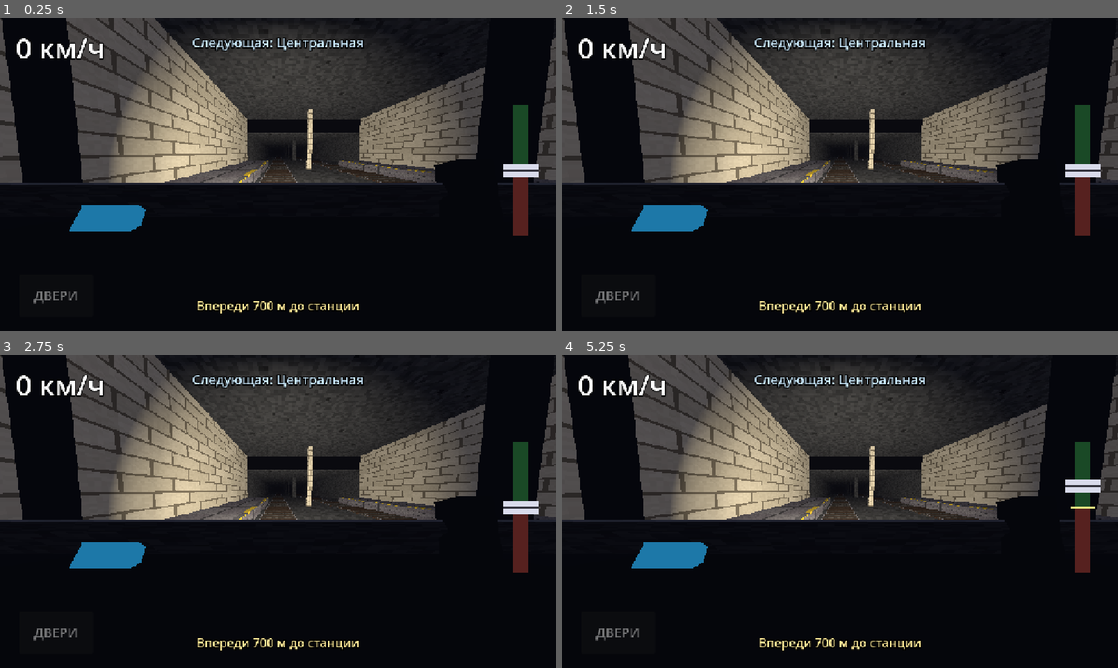
Above: before the commit, frames 1-4 (two rows, left to right).
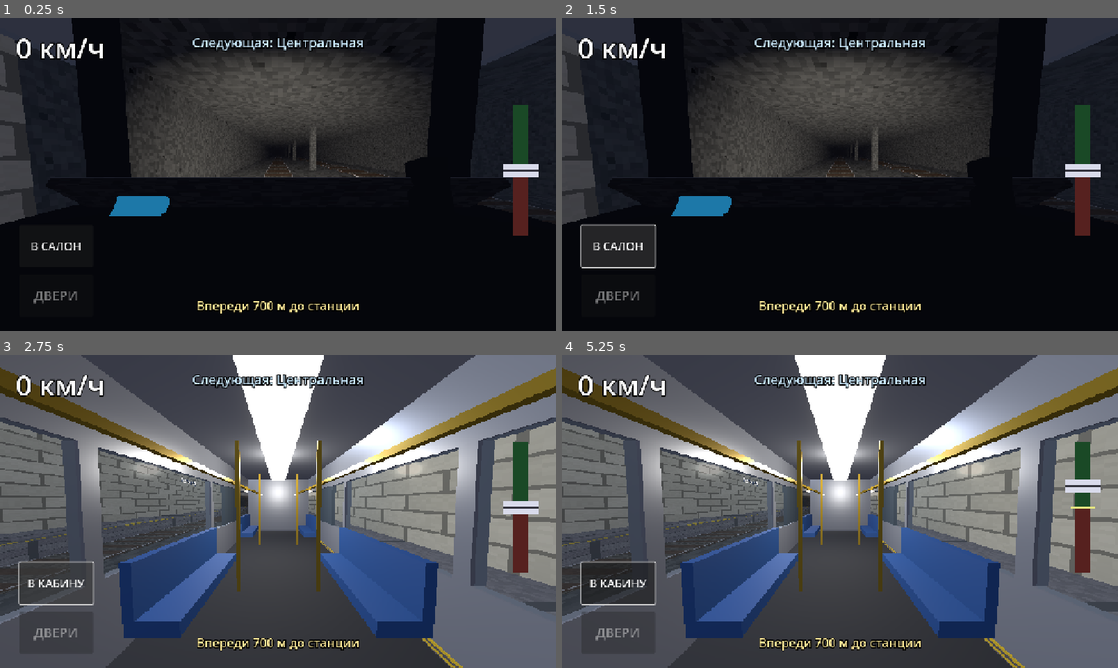
Above: after the commit, the same moments.

Repository: enmalafeev/metrograd
Game: Godot game, scene res://scenes/main.tscn
Two runs of this game, one before a commit and one after it. Both use one fixed random seed, a clock stepped at 60 frames per second and the inputs below.
Inputs (mouse positions are in pixels of both pictures, inside the frame that each line leads up to):
- Up to frame 1 (0.25 s): no input
- Up to frame 2 (1.5 s): click (617, 246) at 0.5 s, where only the run after the commit has a clickable "В САЛОН"; click (617, 246) at 1.25 s, where only the run after the commit has a clickable "В КАБИНУ"
- Up to frame 3 (2.75 s): click (55, 583) at 2 s, where only the run after the commit has a clickable "В САЛОН"
- Up to frame 4 (5.25 s): click (617, 583) at 2.75 s, where only the run after the commit has a clickable "В КАБИНУ"; click (617, 583) at 3.5 s, where only the run after the commit has a clickable "В САЛОН"; click (617, 583) at 4.25 s, where only the run after the commit has a clickable "В КАБИНУ"; tap Enter at 5 s; drag from (1084, 508) to (895, 442) at 5.02 s

The runs differ from the first frame. In frame 1, 30% of the frame differs, in the area x 0-100%, y 0-75%; in frame 2, 32%; in frame 3, 93%, in the area x 0-100%, y 0-100%; in frame 4, 93%.

Commit message:
Салон вагонов и кнопка переключения вида кабина/салон
Поезд стал четырёхвагонным составом с проработанным салоном (сиденья,
поручни, окна, плафоны освещения), каждый вагон отдельно ставится на
кривую маршрута. Добавлена вторая камера в салоне головного вагона и
кнопка на HUD, переключающая вид между кабиной машиниста и салоном.

Co-Authored-By: Claude Opus 4.8 <noreply@anthropic.com>

Diff:
--- a/scripts/main.gd
+++ b/scripts/main.gd
@@ -14,10 +14,12 @@
 var station_label: Label
 var hint_label: Label
 var doors_button: Button
+var view_button: Button
 
 var next_stop := 1       # индекс следующей остановки в world.stops
 var doors_open := false
 var dwell_ok := true     # можно ли уже закрыть двери
+var interior_view := false  # true — камера в салоне, false — в кабине
 
 func _ready() -> void:
 	screen.texture = $World3D.get_texture()
@@ -58,6 +60,11 @@
 		doors_open = false
 		next_stop = (next_stop + 1) % world.stops.size()   # следующая остановка по кругу
 
+func _toggle_view() -> void:
+	interior_view = not interior_view
+	train.set_interior_view(interior_view)
+	view_button.text = "В КАБИНУ" if interior_view else "В САЛОН"
+
 # --- HUD --------------------------------------------------------------------
 
 func _build_hud() -> void:
@@ -88,6 +95,14 @@
 	doors_button.add_theme_font_size_override("font_size", 30)
 	doors_button.pressed.connect(_toggle_doors)
 	$HUD.add_child(doors_button)
+
+	view_button = Button.new()
+	view_button.text = "В САЛОН"
+	view_button.position = Vector2(44, 476)
+	view_button.size = Vector2(170, 96)
+	view_button.add_theme_font_size_override("font_size", 26)
+	view_button.pressed.connect(_toggle_view)
+	$HUD.add_child(view_button)
 
 func _label(font_size: int, color: Color) -> Label:
 	var l := Label.new()
--- a/scripts/train.gd
+++ b/scripts/train.gd
@@ -1,8 +1,10 @@
 extends Node3D
-## Поезд метро: кинематика движения + камера и интерьер кабины.
-## Движется по замкнутой кривой маршрута (world.get_curve()) по дистанции progress.
-## Разворот на конечных заложен в саму кривую (петли), поэтому поезд всегда едет
-## "вперёд" — направление меняет геометрия пути, а не сам поезд.
+## Поезд метро из 4 вагонов с салоном: кинематика движения + кабина, фары, камера.
+##
+## Движется по замкнутой кривой маршрута (world.get_curve()) по дистанции progress,
+## где progress — центр состава. Каждый вагон ставится на кривую отдельно (по своему
+## смещению вдоль неё) и ориентируется по касательной, поэтому состав правильно
+## изгибается на разворотных петлях. Головной вагон (0) несёт кабину, фары и камеру.
 
 const MAX_SPEED := 16.0   # м/с (~58 км/ч)
 const REVERSE_MAX := 3.0
@@ -10,17 +12,47 @@
 const BRAKE := 5.5        # м/с² при полном торможении
 const ROLL := 0.5         # сопротивление на выбеге
 
+const CARS := 4           # число вагонов
+const CAR_LEN := 11.0     # длина вагона, м
+const CAR_GAP := 1.0      # зазор между вагонами (сцепка), м
+const HALF := CAR_LEN * 0.5
+const HW := 1.25          # половина ширины кузова, м
+const ROOF := 2.72        # верх кузова, м
+const FLOOR := 0.5        # уровень пола салона, м
+const WIN_BOT := 1.15     # низ оконной ленты
+const WIN_TOP := 2.05     # верх оконной ленты
+const CAB_Z := -HALF + 1.6  # позиция машиниста в головном вагоне (локальная z)
+
 var speed := 0.0
 var throttle := 0.0       # -1..1: + тяга, - тормоз
 var doors_open := false
-var progress := 0.0       # дистанция вдоль кривой, м
+var progress := 0.0       # дистанция центра состава вдоль кривой, м
 
 var _curve: Curve3D
 var _len := 0.0
+var _cars: Array[Node3D] = []
+var _cab_cam: Camera3D      # вид из кабины машиниста
+var _salon_cam: Camera3D    # вид в салоне вагона
+
+# --- материалы --------------------------------------------------------------
+var _ext: StandardMaterial3D      # кузов
+var _trim: StandardMaterial3D     # цветная полоса
+var _glass: StandardMaterial3D    # окна
+var _door: StandardMaterial3D     # двери
+var _floor: StandardMaterial3D    # пол салона
+var _seat: StandardMaterial3D     # сиденья
+var _pole: StandardMaterial3D     # поручни
+var _glow: StandardMaterial3D     # плафоны освещения
+var _dark: StandardMaterial3D     # кабина / тёмные детали
 
 func _ready() -> void:
-	_build_cab()
-	_build_headlights()
+	_init_materials()
+	for i in range(CARS):
+		var car := Node3D.new()
+		car.name = "Car%d" % i
+		add_child(car)
+		_cars.append(car)
+		_build_car(car, i == 0)
 
 func setup(curve: Curve3D, start_offset: float) -> void:
 	_curve = curve
@@ -57,22 +89,203 @@
 func _place() -> void:
 	if _curve == null or _len <= 0.0:
 		return
-	var p := _curve.sample_baked(progress)
-	var ahead := _curve.sample_baked(fposmod(progress + 0.6, _len))
-	position = p
-	if p.distance_to(ahead) > 0.001:
-		look_at(ahead, Vector3.UP)
+	var total := CARS * CAR_LEN + (CARS - 1) * CAR_GAP
+	for i in range(CARS):
+		# центр вагона i относительно центра состава (0 — головной, впереди)
+		var off := progress + total * 0.5 - HALF - i * (CAR_LEN + CAR_GAP)
+		var p := _sample(off)
+		var ahead := _sample(off + 0.6)
+		var car := _cars[i]
+		car.position = p
+		if p.distance_to(ahead) > 0.001:
+			car.look_at(ahead, Vector3.UP)
+
+func _sample(o: float) -> Vector3:
+	return _curve.sample_baked(fposmod(o, _len))
 
 func speed_kmh() -> float:
 	return absf(speed) * 3.6
 
-# --- фары -------------------------------------------------------------------
-
-func _build_headlights() -> void:
-	# два прожектора на носу светят вперёд (-Z), освещая тоннель
+# --- материалы --------------------------------------------------------------
+
+func _init_materials() -> void:
+	_ext = _flat(Color(0.62, 0.65, 0.72), 0.4, 0.35)
+	_trim = _flat(Color(0.78, 0.16, 0.19), 0.2, 0.4)
+	_door = _flat(Color(0.28, 0.32, 0.38), 0.3, 0.35)
+	_floor = _flat(Color(0.17, 0.18, 0.21), 0.0, 0.9)
+	_seat = _flat(Color(0.18, 0.34, 0.62), 0.0, 0.6)
+	_pole = _flat(Color(0.86, 0.72, 0.24), 0.6, 0.3)
+	_dark = _flat(Color(0.13, 0.14, 0.16), 0.0, 0.8)
+	_glass = StandardMaterial3D.new()
+	_glass.albedo_color = Color(0.45, 0.55, 0.63, 0.30)
+	_glass.transparency = BaseMaterial3D.TRANSPARENCY_ALPHA
+	_glass.metallic = 0.2
+	_glass.roughness = 0.1
+	_glow = StandardMaterial3D.new()
+	_glow.albedo_color = Color(1.0, 0.98, 0.92)
+	_glow.emission_enabled = true
+	_glow.emission = Color(1.0, 0.97, 0.9)
+	_glow.emission_energy_multiplier = 2.5
+
+func _flat(c: Color, metallic: float, rough: float) -> StandardMaterial3D:
+	var m := StandardMaterial3D.new()
+	m.albedo_color = c
+	m.metallic = metallic
+	m.roughness = rough
+	return m
+
+func _box(parent: Node3D, size: Vector3, pos: Vector3, mat: Material, rot := Vector3.ZERO) -> MeshInstance3D:
+	var mi := MeshInstance3D.new()
+	var bm := BoxMesh.new()
+	bm.size = size
+	mi.mesh = bm
+	mi.material_override = mat
+	mi.position = pos
+	mi.rotation = rot
+	parent.add_child(mi)
+	return mi
+
+# --- вагон ------------------------------------------------------------------
+
+func _build_car(car: Node3D, lead: bool) -> void:
+	var body_len := CAR_LEN - 0.3
+	# подрамник/пол-структура
+	_box(car, Vector3(2.5, FLOOR, body_len), Vector3(0, FLOOR * 0.5, 0), _ext)
+	# крыша
+	_box(car, Vector3(2.5, 0.14, body_len), Vector3(0, ROOF - 0.07, 0), _ext)
+
+	for sx in [-HW, HW]:
+		# цветная полоса по борту (снаружи, под окнами)
+		_box(car, Vector3(0.06, 0.16, body_len), Vector3(sx * 1.03, WIN_BOT - 0.1, 0), _trim)
+		# юбка под окнами
+		_box(car, Vector3(0.08, WIN_BOT - FLOOR, body_len), Vector3(sx, (FLOOR + WIN_BOT) * 0.5, 0), _ext)
+		# надоконный пояс
+		_box(car, Vector3(0.08, ROOF - 0.14 - WIN_TOP, body_len), Vector3(sx, (WIN_TOP + ROOF - 0.14) * 0.5, 0), _ext)
+		# оконная лента (стекло)
+		_box(car, Vector3(0.05, WIN_TOP - WIN_BOT, body_len), Vector3(sx, (WIN_BOT + WIN_TOP) * 0.5, 0), _glass)
+		# оконные стойки
+		for mz in [-3.3, -1.1, 1.1, 3.3]:
+			_box(car, Vector3(0.1, WIN_TOP - WIN_BOT, 0.12), Vector3(sx, (WIN_BOT + WIN_TOP) * 0.5, mz), _ext)
+		# двери (по две с каждой стороны, у платформы)
+		for dz in [-2.6, 2.6]:
+			_box(car, Vector3(0.06, WIN_TOP - 0.15, 1.3), Vector3(sx * 1.01, (FLOOR + WIN_TOP) * 0.5 + 0.05, dz), _door)
+
+	# торцы вагона с дверью в переход (у головного передний торец открыт под кабину)
+	_build_end(car, HALF - 0.05)
+	if not lead:
+		_build_end(car, -HALF + 0.05)
+
+	_build_salon(car, lead)
+
+	if lead:
+		_build_cab(car)
+		_build_headlights(car)
+		_build_salon_camera(car)
+
+func _build_end(car: Node3D, z: float) -> void:
+	_box(car, Vector3(2.5, ROOF - 0.14 - FLOOR, 0.08), Vector3(0, (FLOOR + ROOF - 0.14) * 0.5, z), _ext)
+	_box(car, Vector3(0.85, 1.7, 0.04), Vector3(0, FLOOR + 0.85, z), _dark)   # дверь перехода
+
+func _build_salon(car: Node3D, lead: bool) -> void:
+	var front := -2.4 if lead else -HALF + 0.6   # у головного салон за кабиной
+	var rear := HALF - 0.6
+	var mid := (front + rear) * 0.5
+	var length := rear - front
+	# пол салона
+	_box(car, Vector3(2.34, 0.06, length), Vector3(0, FLOOR + 0.03, mid), _floor)
+	# продольные диваны по бортам (сегменты вне дверных проёмов на z=±2.6)
+	var segs := [0.0, 4.1] if lead else [-4.1, 0.0, 4.1]
+	for sx in [-0.95, 0.95]:
+		for zc in segs:
+			_bench(car, sx, zc)
+	# поручни-стойки и надпоручень
+	for zc in [-2.6, 0.0, 2.6]:
+		for sx in [-0.5, 0.5]:
+			if lead and zc < -1.0:
+				continue
+			_box(car, Vector3(0.05, ROOF - 0.3 - FLOOR, 0.05), Vector3(sx, (FLOOR + ROOF - 0.3) * 0.5, zc), _pole)
+	for sx in [-0.62, 0.62]:
+		_box(car, Vector3(0.04, 0.04, length), Vector3(sx, 1.95, mid), _pole)
+	# плафон освещения + свет в салоне
+	_box(car, Vector3(0.5, 0.05, length * 0.95), Vector3(0, ROOF - 0.22, mid), _glow)
+	var o := OmniLight3D.new()
+	o.position = Vector3(0, 2.3, mid)
+	o.omni_range = 9.0
+	o.light_energy = 1.7
+	o.light_color = Color(1.0, 0.96, 0.88)
+	o.shadow_enabled = false
+	car.add_child(o)
+
+func _bench(car: Node3D, sx: float, zc: float) -> void:
+	_box(car, Vector3(0.42, 0.12, 1.9), Vector3(sx, FLOOR + 0.22, zc), _seat)          # сиденье
+	_box(car, Vector3(0.09, 0.46, 1.9), Vector3(sx + signf(sx) * 0.18, FLOOR + 0.5, zc), _seat)  # спинка
+
+# --- кабина головного вагона ------------------------------------------------
+
+func _build_cab(car: Node3D) -> void:
+	var cam := Camera3D.new()
+	cam.name = "Camera3D"
+	cam.current = true
+	cam.fov = 74.0
+	cam.position = Vector3(0, 1.5, CAB_Z)
+	cam.rotation = Vector3(deg_to_rad(-6), 0, 0)  # слегка вниз — видно пульт
+	car.add_child(cam)
+	_cab_cam = cam
+
+	var panel := StandardMaterial3D.new()
+	panel.albedo_texture = load("res://assets/textures/cab_panel.png")
+	panel.texture_filter = BaseMaterial3D.TEXTURE_FILTER_NEAREST_WITH_MIPMAPS
+	panel.roughness = 0.7
+
+	var z := CAB_Z
+	# корпус пульта машиниста
+	_box(car, Vector3(2.4, 0.95, 0.9), Vector3(0, 0.72, z - 1.1), _dark)
+	# наклонная приборная панель
+	_box(car, Vector3(2.2, 0.05, 0.6), Vector3(0, 1.18, z - 1.22), panel, Vector3(deg_to_rad(-38), 0, 0))
+	# рукоятка контроллера (справа)
+	_box(car, Vector3(0.12, 0.34, 0.12), Vector3(0.7, 1.3, z - 0.95), _dark, Vector3(deg_to_rad(-15), 0, 0))
+	# индикатор-«спидометр» (слева)
+	var gauge := StandardMaterial3D.new()
+	gauge.albedo_color = Color(0.2, 0.7, 0.9)
+	gauge.emission_enabled = true
+	gauge.emission = Color(0.1, 0.4, 0.55)
+	_box(car, Vector3(0.24, 0.24, 0.05), Vector3(-0.7, 1.24, z - 1.05), gauge, Vector3(deg_to_rad(-38), 0, 0))
+	# стойки и перекладина лобового стекла
+	_box(car, Vector3(0.16, 1.6, 0.16), Vector3(-1.1, 1.9, z - 1.35), _dark)
+	_box(car, Vector3(0.16, 1.6, 0.16), Vector3(1.1, 1.9, z - 1.35), _dark)
+	_box(car, Vector3(2.3, 0.22, 0.16), Vector3(0, 2.55, z - 1.35), _dark)
+	# перегородка за спиной машиниста (отделяет кабину от салона), с дверью
+	_box(car, Vector3(2.4, ROOF - 0.14 - FLOOR, 0.07), Vector3(0, (FLOOR + ROOF - 0.14) * 0.5, z + 0.9), _dark)
+	_box(car, Vector3(0.8, 1.7, 0.03), Vector3(0.55, FLOOR + 0.85, z + 0.9), _floor)
+
+# --- камера в салоне --------------------------------------------------------
+
+func _build_salon_camera(car: Node3D) -> void:
+	# У переднего края салона (сразу за перегородкой кабины), смотрит вдоль
+	# прохода к хвосту состава: видно сиденья, поручни, окна и плафоны.
+	var cam := Camera3D.new()
+	cam.name = "SalonCamera"
+	cam.current = false
+	cam.fov = 80.0
+	cam.position = Vector3(0.0, 1.68, CAB_Z + 1.6)  # чуть позади перегородки кабины
+	cam.rotation = Vector3(deg_to_rad(-3), deg_to_rad(180), 0)  # взгляд в сторону хвоста
+	car.add_child(cam)
+	_salon_cam = cam
+
+## Переключает активную камеру: true — салон, false — кабина.
+func set_interior_view(on: bool) -> void:
+	if _cab_cam == null or _salon_cam == null:
+		return
+	_salon_cam.current = on
+	_cab_cam.current = not on
+
+# --- фары --------------------------------------------------------------------
+
+func _build_headlights(car: Node3D) -> void:
+	var nose := -HALF + 0.05
 	for x in [-0.85, 0.85]:
 		var s := SpotLight3D.new()
-		s.position = Vector3(x, 0.9, -1.7)
+		s.position = Vector3(x, 0.9, nose)
 		s.spot_range = 90.0
 		s.spot_angle = 46.0
 		s.spot_attenuation = 0.9
@@ -80,65 +293,11 @@
 		s.light_color = Color(1.0, 0.95, 0.85)
 		s.rotation.x = deg_to_rad(-3)   # чуть вниз — освещает путь и стены
 		s.shadow_enabled = false
-		add_child(s)
-		# маленькие светящиеся «стёкла» фар
+		car.add_child(s)
+		# светящиеся «стёкла» фар
 		var bulb := StandardMaterial3D.new()
 		bulb.albedo_color = Color(1.0, 0.97, 0.85)
 		bulb.emission_enabled = true
 		bulb.emission = Color(1.0, 0.95, 0.8)
 		bulb.emission_energy_multiplier = 3.0
-		var mi := MeshInstance3D.new()
-		var bm := BoxMesh.new()
-		bm.size = Vector3(0.28, 0.2, 0.08)
-		mi.mesh = bm
-		mi.material_override = bulb
-		mi.position = Vector3(x, 0.9, -1.72)
-		add_child(mi)
-
-# --- кабина -----------------------------------------------------------------
-
-func _build_cab() -> void:
-	var cam := Camera3D.new()
-	cam.name = "Camera3D"
-	cam.current = true
-	cam.fov = 74.0
-	cam.position = Vector3(0, 1.5, 0)
-	cam.rotation = Vector3(deg_to_rad(-6), 0, 0)  # слегка вниз — видно пульт
-	add_child(cam)
-
-	var dark := StandardMaterial3D.new()
-	dark.albedo_color = Color(0.13, 0.14, 0.16)
-	dark.roughness = 0.8
-
-	var panel := StandardMaterial3D.new()
-	panel.albedo_texture = load("res://assets/textures/cab_panel.png")
-	panel.texture_filter = BaseMaterial3D.TEXTURE_FILTER_NEAREST_WITH_MIPMAPS
-	panel.roughness = 0.7
-
-	# корпус пульта машиниста
-	_cab_box(Vector3(2.9, 0.95, 0.9), Vector3(0, 0.72, -0.9), Vector3.ZERO, dark)
-	# наклонная приборная панель, обращённая к машинисту
-	_cab_box(Vector3(2.7, 0.05, 0.6), Vector3(0, 1.18, -1.02), Vector3(deg_to_rad(-38), 0, 0), panel)
-	# рукоятка контроллера (деталь на пульте, справа)
-	_cab_box(Vector3(0.12, 0.34, 0.12), Vector3(0.7, 1.3, -0.75), Vector3(deg_to_rad(-15), 0, 0), dark)
-	# круглый индикатор-«спидометр» на панели (слева)
-	var gauge := StandardMaterial3D.new()
-	gauge.albedo_color = Color(0.2, 0.7, 0.9)
-	gauge.emission_enabled = true
-	gauge.emission = Color(0.1, 0.4, 0.55)
-	_cab_box(Vector3(0.24, 0.24, 0.05), Vector3(-0.7, 1.24, -0.85), Vector3(deg_to_rad(-38), 0, 0), gauge)
-	# стойки лобового стекла
-	_cab_box(Vector3(0.16, 1.6, 0.16), Vector3(-1.25, 1.9, -1.15), Vector3.ZERO, dark)
-	_cab_box(Vector3(0.16, 1.6, 0.16), Vector3(1.25, 1.9, -1.15), Vector3.ZERO, dark)
-	# верхняя перекладина рамы
-	_cab_box(Vector3(2.7, 0.22, 0.16), Vector3(0, 2.55, -1.15), Vector3.ZERO, dark)
-
-func _cab_box(size: Vector3, pos: Vector3, rot: Vector3, mat: Material) -> void:
-	var mi := MeshInstance3D.new()
-	var bm := BoxMesh.new()
-	bm.size = size
-	mi.mesh = bm
-	mi.material_override = mat
-	mi.position = pos
-	mi.rotation = rot
-	add_child(mi)
+		_box(car, Vector3(0.28, 0.2, 0.08), Vector3(x, 0.9, nose - 0.02), bulb)
